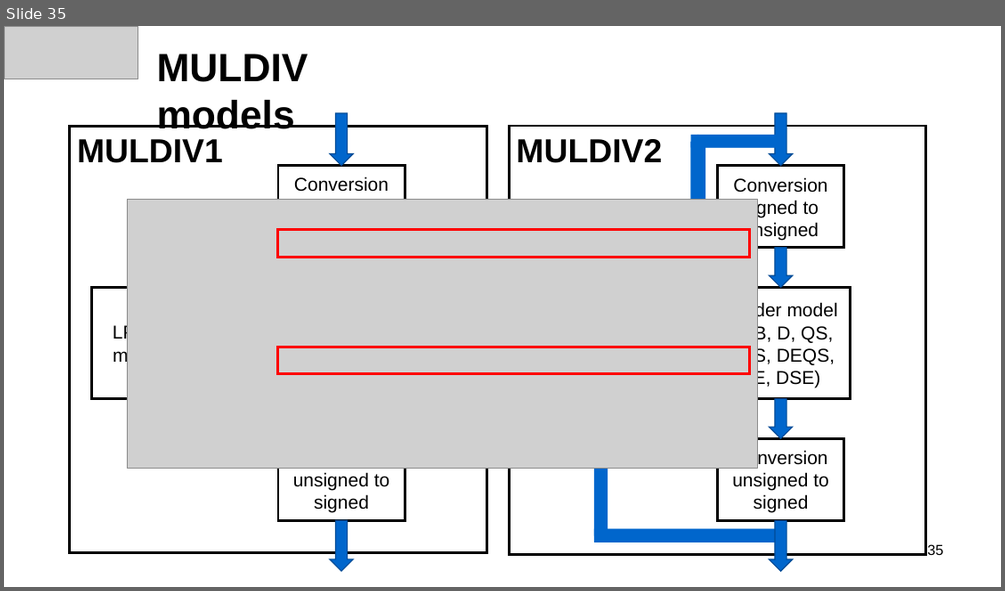
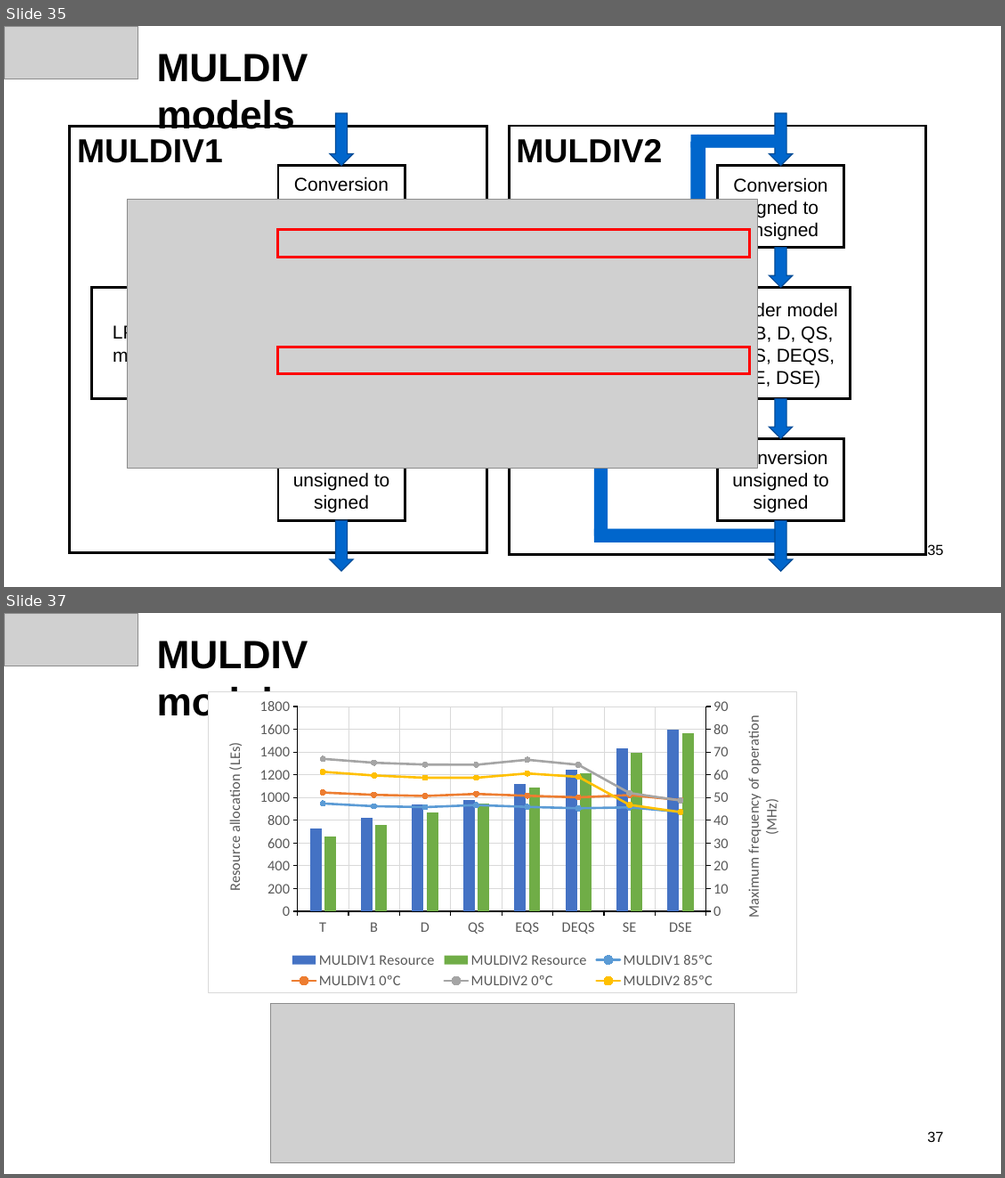
Before and after one commit to FFD-UAB/RISC-V-Instruction-sets-M-and-F, a slide deck: TFM_FFD_Slides3.pptx. Shown one above the other, each under a label of ours: slide 35 before the commit, slides 35 and 37 after it; the slides between them are not shown. The pictures are 1005x591 and 1005x1178 pixels, drawn with LibreOffice and Linux fonts; fonts in the diff are those of the drawing; grey boxes stand for pictures; background and template pictures are left out. Boxes give left, top, right and bottom in pixels: in the first picture for what was removed or moved away, otherwise in the second. Text is boxed around its words. In the diff, an @@ line names an element or a change of style, - is before the commit and + after.

```diff
--- a/TFM_FFD_Slides3.pptx
+++ b/TFM_FFD_Slides3.pptx
@@ slide 37 added at bbox=[4, 613, 1001, 1174], background picture (left out) @@
@@ picture added at bbox=[4, 613, 138, 666] @@
@@ text added at bbox=[157, 641, 308, 716], 38 pt, text #000000, bold @@
+MULDIV models
@@ column chart added at bbox=[208, 691, 797, 994] @@
+categories: T, B, D, QS, EQS, DEQS, SE, DSE
+MULDIV1 Resource: 720, 820, 940, 980, 1120, 1240, 1430, 1600
+MULDIV2 Resource: 660, 760, 870, 950, 1090, 1210, 1390, 1570
+MULDIV1 85ºC: 47, 46, 46, 47, 46, 45, 46, 44
+MULDIV1 0ºC: 52, 51, 51, 52, 51, 50, 51, 49
+MULDIV2 0ºC: 67, 65, 64, 64, 67, 64, 52, 49
+MULDIV2 85ºC: 61, 60, 59, 59, 61, 59, 47, 44
@@ picture added at bbox=[271, 1004, 734, 1163] @@
@@ page number added at bbox=[927, 1131, 943, 1142], 14 pt, text #000000 @@
+37
```
Also in this commit, not shown: 6 slides changed, 1 other slide added, 1 other file.
